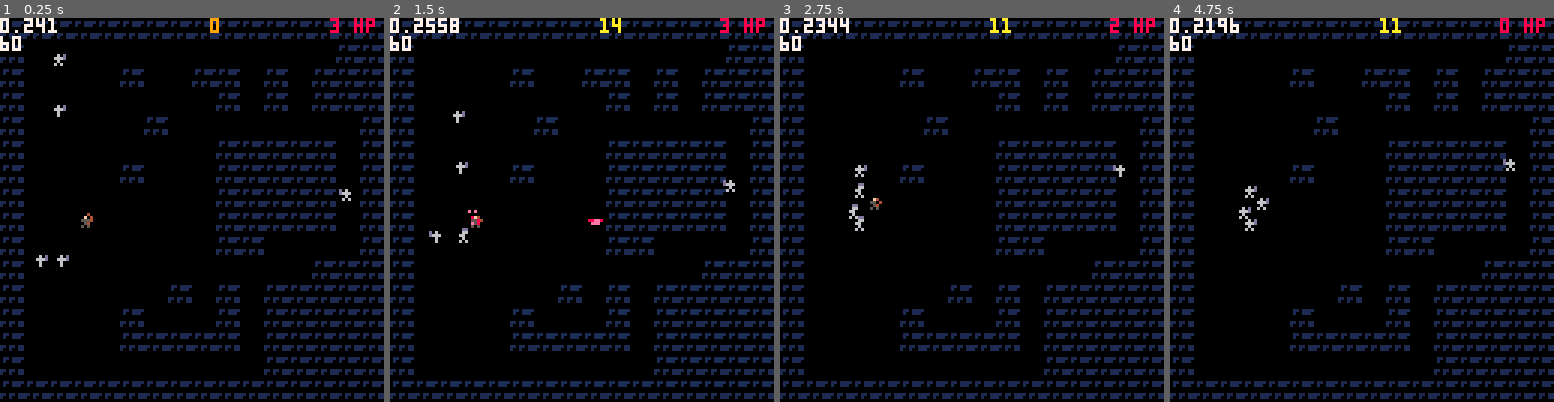
Above: before the commit, frames 1-4 (left to right).
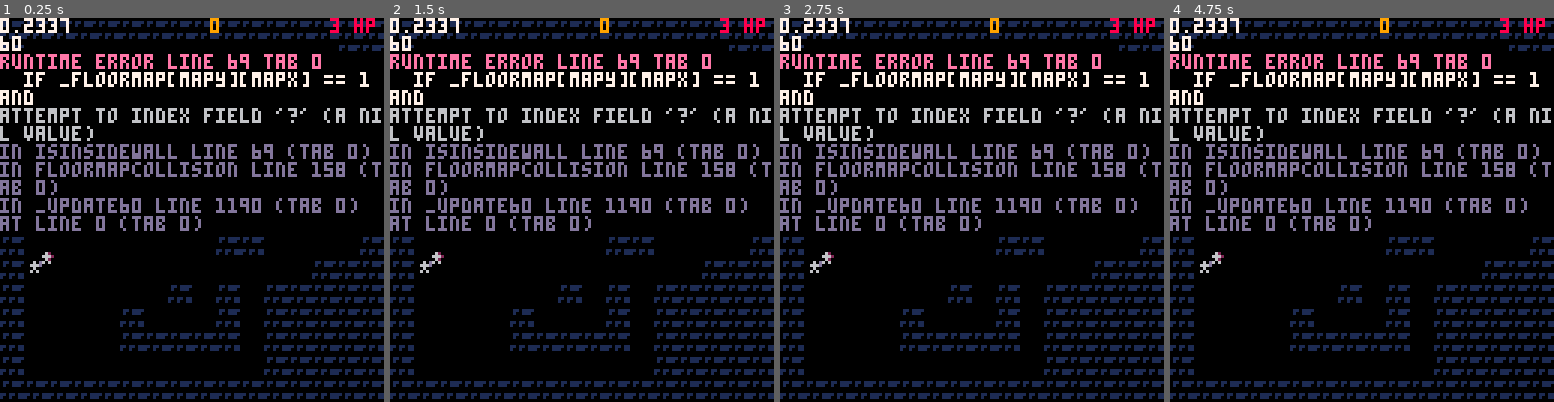
Above: after the commit, the same moments.

Repository: ironchestgames/pico-8-carts
Game: PICO-8 cartridge epicevilender.p8
Same seed, same stepped clock (60 frames per second), same inputs: the game is played once before the commit and once after it.
Inputs:
- Up to frame 1 (0.25 s): no input
- Up to frame 2 (1.5 s): tap X (X key) at 0.33, 1.07 s; tap O (Z key) at 0.7 s
- Up to frame 3 (2.75 s): hold Right 1.6-2.1 s; tap O (Z key) at 1.7, 2.1, 2.5 s; tap X (X key) at 1.85 s; hold Up 2.15-2.42 s; hold Right from 2.47 s (still down)
- Up to frame 4 (4.75 s): tap O (Z key) every 0.4 s from 2.9 to 4.5 s; tap X (X key) at 2.97, 4.08 s; release Right at 3.03 s; hold Left 3.08-3.58 s; hold Down 3.63-3.97 s; hold Right 4.02-4.68 s; hold Up from 4.73 s (still down)

The runs differ from the first frame. In frame 1, 15% of the frame differs, in the area x 0-100%, y 0-67%; in frame 2, 16%; in frame 3, 15%; in frame 4, 15%.
Error after the commit: runtime error line 69 tab 0; if _floormap[mapy][mapx] == 1 and; attempt to index field '?' (a nil value)

Commit message:
epicevilender - add randomisation of enemy types on map

Diff:
--- a/epicevilender.p8
+++ b/epicevilender.p8
@@ -521,6 +521,7 @@
   local steps=500
   local stepcount=steps
   local enemycount=10
+  local enemytypes={6,7}
   local enemies={}
 
   while stepcount > 0 do
@@ -535,7 +536,11 @@
       nexty > 14 then
     angle+=getnewdeltaangle()
    elseif stepcount % (steps / enemycount) == 0 then
-    add(enemies,{x=curx,y=cury})
+    add(enemies,{
+     x=curx,
+     y=cury,
+     typ=enemytypes[flr(rnd(#enemytypes)+1)],
+    })
    else
     curx=nextx
     cury=nexty
@@ -545,8 +550,8 @@
   end
 
   -- enemies
-  for enemypos in all(enemies) do
-   sset(enemypos.x,enemypos.y+64,6)
+  for enemy in all(enemies) do
+   sset(enemy.x,enemy.y+64,enemy.typ)
   end
 
   -- exitdoor
